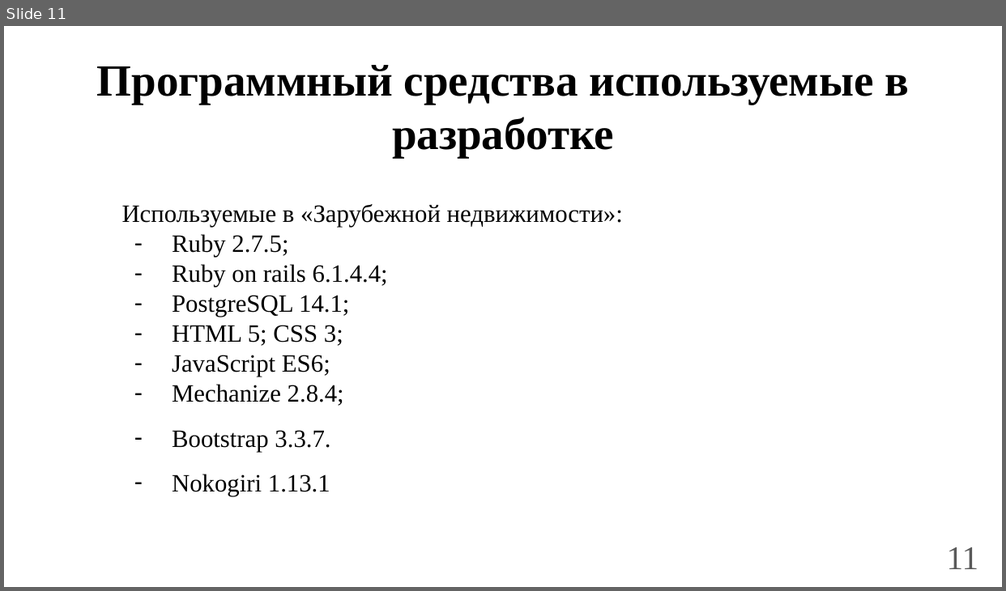
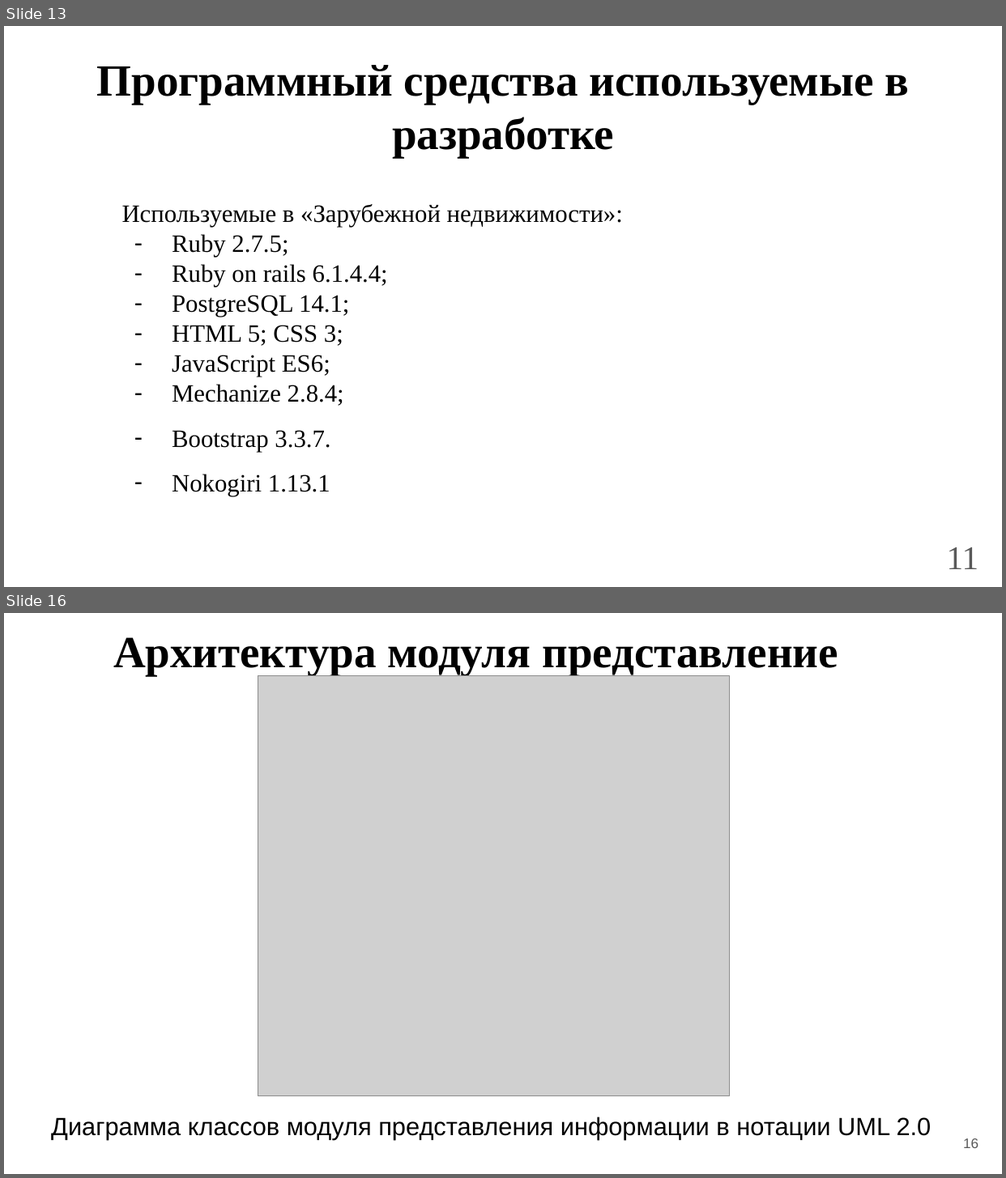
Before and after one commit to OkejoTM/Diploma, a slide deck: Presentation.pptx. Shown one above the other, each under a label of ours: slide 11 before the commit, slides 13 and 16 after it; the slides between them are not shown. The pictures are 1006x591 and 1006x1178 pixels, drawn with LibreOffice and Linux fonts; fonts in the diff are those of the drawing; grey boxes stand for pictures. Boxes give left, top, right and bottom in pixels: in the first picture for what was removed or moved away, otherwise in the second. Text is boxed around its words. In the diff, an @@ line names an element or a change of style, - is before the commit and + after.

```diff
--- a/Presentation.pptx
+++ b/Presentation.pptx
@@ slide 16 added at (4, 613, 1002, 1174), background #FFFFFF @@
@@ title added at (113, 637, 837, 675), 32.2 pt, text #000000, bold @@
+Архитектура модуля представление
@@ picture added at (258, 676, 728, 1097) @@
@@ text added at (51, 1117, 931, 1140), 18 pt, text #000000 @@
+Диаграмма классов модуля представления информации в нотации UML 2.0
@@ page number added at (963, 1139, 978, 1148), 10 pt, text #595959 @@
+16
@@ what was slide 11 is now slide 13 @@
```
Also in this commit, not shown: 7 slides changed, 5 other slides added, 1 slide removed, 9 other files.
